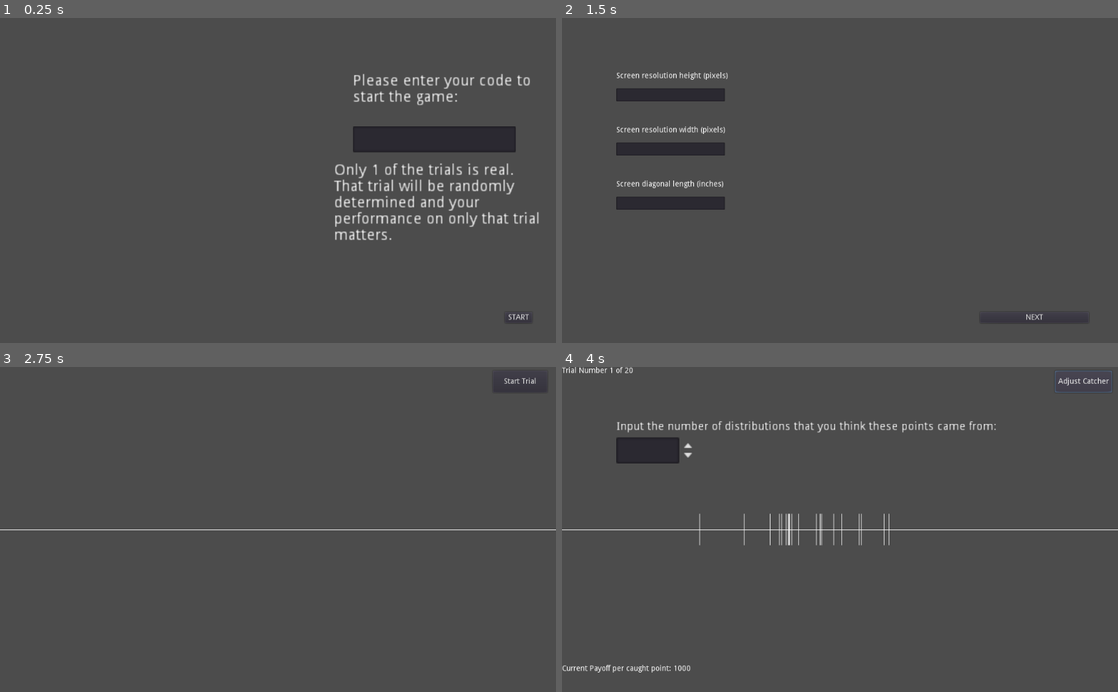
Above: before the commit, frames 1-4 (two rows, left to right).
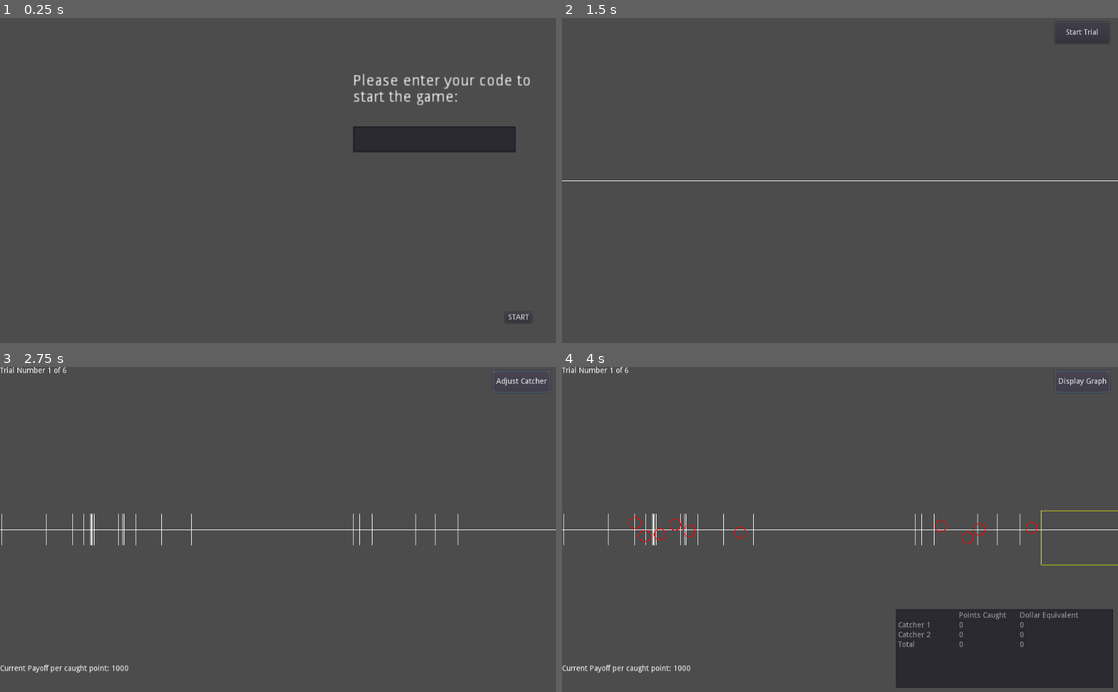
Above: after the commit, the same moments.

Repository: pb6191/bimodalGame
Game: Godot game, scene res://Menu.tscn
Two runs of this game, one before a commit and one after it. Both use one fixed random seed, a clock stepped at 60 frames per second and the inputs below.
Inputs (mouse positions are in pixels of both pictures, inside the frame that each line leads up to):
- Up to frame 1 (0.25 s): no input
- Up to frame 2 (1.5 s): click (995, 138) at 0.52 s; type "12" at 0.6 s; click "START" at 1.25 s
- Up to frame 3 (2.75 s): click "NEXT" (after the commit: "Start Trial") at 2 s
- Up to frame 4 (4 s): click "Start Trial" (after the commit: "Adjust Catcher") at 2.75 s; click "Answer Question" (after the commit: "See Result") at 3.5 s

The runs differ from the first frame. In frame 1, 1.9% of the frame differs, in the area x 60-97%, y 44-69%; in frame 2, 3.3%; in frame 3, 0.7%; in frame 4, 12%, in the area x 0-100%, y 0-99%.

Commit message:
change design features

Diff:
--- a/Button.gd
+++ b/Button.gd
@@ -57,5 +57,5 @@
 		global.catArr = ["150"]
 		global.payArr = ["100"]
 		global.samArr = ["20"]
-		global.trials = 10
-	get_tree().change_scene("res://Screen.tscn")
+		global.trials = 3
+	get_tree().change_scene("res://Main.tscn")
--- /dev/null
+++ b/Button2ndmenu.gd
@@ -0,0 +1,31 @@
+extends Button
+
+
+# Declare member variables here. Examples:
+# var a = 2
+# var b = "text"
+
+
+# Called when the node enters the scene tree for the first time.
+func _ready():
+	pass # Replace with function body.
+
+
+# Called every frame. 'delta' is the elapsed time since the previous frame.
+#func _process(delta):
+#	pass
+
+
+func _on_Button_pressed():
+	if global.back2backDesign == 1:
+		global.disArr = ["0", "500"]
+		#std dev is doubled if the distance between peaks is 0
+		#separate logic if distance >= 600
+		global.devArr = ["83"]
+		global.proArr = ["50"]
+		#global.catArr = ["832"]
+		global.catArr = ["150"]
+		global.payArr = ["100"]
+		global.samArr = ["20"]
+		global.trials = 3
+	get_tree().change_scene("res://Main.tscn")
--- a/Closing.tscn
+++ b/Closing.tscn
@@ -10,12 +10,20 @@
 }
 
 [node name="RichTextLabel" type="RichTextLabel" parent="."]
-margin_left = 285.105
-margin_top = 110.001
-margin_right = 485.105
-margin_bottom = 260.001
+margin_left = 27.0
+margin_top = 24.0
+margin_right = 514.0
+margin_bottom = 102.0
 rect_scale = Vector2( 2, 2 )
 script = ExtResource( 1 )
 __meta__ = {
 "_edit_use_anchors_": false
 }
+
+[node name="ItemList" type="ItemList" parent="."]
+margin_left = 65.0
+margin_top = 235.0
+margin_right = 968.0
+margin_bottom = 535.0
+max_columns = 3
+same_column_width = true
--- a/Intermid.tscn
+++ b/Intermid.tscn
@@ -11,12 +11,14 @@
 }
 
 [node name="RichTextLabel" type="RichTextLabel" parent="."]
-margin_left = 286.0
-margin_top = 146.0
-margin_right = 486.0
-margin_bottom = 206.0
+margin_left = 100.0
+margin_top = 100.0
+margin_right = 500.0
+margin_bottom = 180.0
 rect_scale = Vector2( 2, 2 )
-text = "Now, the game gets more interesting."
+text = "Now, the game gets more interesting.
+
+Remember, only 1 of the upcoming trials matters and you will be paid for your performance on that trial."
 
 [node name="ButtonIntermed" type="Button" parent="."]
 margin_left = 392.862
--- a/IntermidScrn.gd
+++ b/IntermidScrn.gd
@@ -26,5 +26,5 @@
 	global.catArr = ["150"]
 	global.payArr = ["100"]
 	global.samArr = ["20"]
-	global.trials = [10, 50, 10, 10, 10, 10]
+	global.trials = [5, 25, 5, 5, 5, 5]
 	get_tree().change_scene("res://Main.tscn")
--- a/Main.gd
+++ b/Main.gd
@@ -49,6 +49,8 @@
 var temp4
 var catchersp2
 var catchersp3
+var catchersp4
+var catchersp5
 var startingCatcherWidth = 0
 var catcherCost
 
@@ -58,10 +60,15 @@
 var numcatchers
 var modesSaid
 var greenlist
+var greenlistCatcher1
+var greenlistCatcher2
+var caughtIn1 = 0
+var caughtIn2 = 0
 var drawGraph = false
 
 var changeWidth = 0
 var payoffTrial = 1000
+var catchersPlaced = 0
 
 
 func _draw():
@@ -83,6 +90,18 @@
 
 # Called when the node enters the scene tree for the first time.
 func _ready():
+	print(global.catchersAllowed)
+	print(global.numPlayed)
+	print(global.playItertn)
+	var jitter = randi() % 51 + 275
+	$"Sprite2".position.y = jitter
+	$"Sprite3".position.y = jitter
+	$"Sprite4".position.y = jitter + 50
+	$"Sprite5".position.y = jitter - 50
+	$"Sprite4".position.x = ($"Sprite3".position.x + $"Sprite2".position.x)/2
+	$"Sprite5".position.x = ($"Sprite3".position.x + $"Sprite2".position.x)/2
+	$"Sprite4".scale.x = ($"Sprite3".position.x - $"Sprite2".position.x)
+	$"Sprite5".scale.x = ($"Sprite3".position.x - $"Sprite2".position.x)
 	global.playItertn += 1
 	if (global.back2backDesign == 1):
 		if global.playItertn == 1:
@@ -153,21 +172,35 @@
 		#	$"Sprite2".position.x -=1
 		#	$"Sprite3".position.x -=1
 		if InputEventMouseMotion:
-			if catcheroutside == 0:
+			if catcheroutside == 0 and catchersPlaced < global.catchersAllowed:
 				$"Sprite2".position.x = get_global_mouse_position().x - startingCatcherWidth
 				$"Sprite3".position.x = get_global_mouse_position().x + startingCatcherWidth
+				$"Sprite4".position.x = ($"Sprite3".position.x + $"Sprite2".position.x)/2
+				$"Sprite5".position.x = ($"Sprite3".position.x + $"Sprite2".position.x)/2
+				$"Sprite4".scale.x = ($"Sprite3".position.x - $"Sprite2".position.x)
+				$"Sprite5".scale.x = ($"Sprite3".position.x - $"Sprite2".position.x)
 			else:
 				$"Sprite2".position.x = -20
 				$"Sprite3".position.x = -20
+				$"Sprite4".position.x = ($"Sprite3".position.x + $"Sprite2".position.x)/2
+				$"Sprite5".position.x = ($"Sprite3".position.x + $"Sprite2".position.x)/2
+				$"Sprite4".scale.x = ($"Sprite3".position.x - $"Sprite2".position.x)
+				$"Sprite5".scale.x = ($"Sprite3".position.x - $"Sprite2".position.x)
 		if Input.is_action_just_pressed("lmb"):
 			readyclick = 1
 		if Input.is_action_just_released("lmb") and readyclick == 1 and !($"Sprite3".position.x<0):
 			readyclick = 0
 			spawnOneCatcher()
+			catchersPlaced = catchersPlaced + 1
+			var jitter = randi() % 51 + 275
+			$"Sprite2".position.y = jitter
+			$"Sprite3".position.y = jitter
+			$"Sprite4".position.y = jitter + 50
+			$"Sprite5".position.y = jitter - 50
 		if changeWidth == 1:
 			startingCatcherWidth = int($"SpinBox2".value / 2)
 			$"RichTextLabel2".visible = true
-			$"RichTextLabel2".text = "On placing new catcher, payoff per caught point will be: "+str(payoffTrial-int($"SpinBox2".value / 2)*2)
+			$"RichTextLabel2".text = "On placing new catcher, payoff per caught point will be: "+str(payoffTrial-(int($"SpinBox2".value / 1))*1)
 	else:
 		$"RichTextLabel2".visible = false
 
@@ -240,16 +273,22 @@
 
 func spawnTen():
 	for abc in 10:
-		if has_node("Spritedot"):
-			temp2 = $"Spritedot".duplicate()
+		if has_node("Spritedot2"):
+			temp2 = $"Spritedot2".duplicate()
 			temp2.set_name(generate_word(characters, 10))
 			temp2.position.x = getX()
+			#temp2.position.y = randi() % 21 + 290
+			temp2.position.y = 315 - 3*abc
 			if (temp2.position.x in greenlist):
 				global.win += FULLpayArr1[FULLindexArr1[trialNum]]
 				temp2.modulate = Color( 0, 1, 0, 1 )
 			else:
 				temp2.modulate = Color( 1, 0, 0, 1 )
-			temp2.scale.y = 0.012
+			if (temp2.position.x in greenlistCatcher1):
+				caughtIn1 += 1
+			elif (temp2.position.x in (greenlistCatcher2)):
+				caughtIn2 += 1
+			# temp2.scale.y = 0.012
 			#$"RichTextLabel2".text = "Total Balance in Dollars: "+str(global.win)
 			get_node("Node/"+traceFolderName).add_child(temp2)
 
@@ -329,6 +368,10 @@
 	numcatchers += 1
 	for n1 in range($"Sprite2".position.x, $"Sprite3".position.x):
 		greenlist.append(n1)
+		if catchersPlaced == 0:
+			greenlistCatcher1.append(n1)
+		if catchersPlaced == 1:
+			greenlistCatcher2.append(n1)
 	payoffTrial = 1000 - greenlist.size()
 	$"RichTextLabel3".text = "Current Payoff per caught point: "+str(payoffTrial)
 	if has_node("Sprite2"):
@@ -339,10 +382,22 @@
 		catchersp3 = $"Sprite3".duplicate()
 		catchersp3.set_name(generate_word(characters, 10))
 		get_node("Catcher/"+catchFolderName).add_child(catchersp3)
+	if has_node("Sprite4"):
+		catchersp4 = $"Sprite4".duplicate()
+		catchersp4.set_name(generate_word(characters, 10))
+		get_node("Catcher/"+catchFolderName).add_child(catchersp4)
+	if has_node("Sprite5"):
+		catchersp5 = $"Sprite5".duplicate()
+		catchersp5.set_name(generate_word(characters, 10))
+		get_node("Catcher/"+catchFolderName).add_child(catchersp5)
 
 func _on_Button_pressed():
 	if $"Button".text == txt1 and freshPress == true:
+		$"ItemList".visible = false
+		$"ItemList".clear()
 		payoffTrial = 1000
+		caughtIn1 = 0
+		caughtIn2 = 0
 		freshPress = false
 		drawGraph = false
 		#$"RichTextLabel2".text = "Total Balance in Dollars: "+str(global.win)
@@ -351,11 +406,14 @@
 		#rng4.randomize()
 		rng4.seed
 		offset = 500 + rng4.randi_range(-35, 35)
+		catchersPlaced = 0
 		$"RichTextLabel".text = "Trial Number "+str(trialNum+1)+" of "+str(totalTrials)
 		#$"RichTextLabel3".text = "You get following dollar amount on winning this trial: "+str(FULLpayArr1[FULLindexArr1[trialNum]])
 		$"RichTextLabel3".text = "Current Payoff per caught point: "+str(payoffTrial)
 		$"Sprite2".visible = false
 		$"Sprite3".visible = false
+		$"Sprite4".visible = false
+		$"Sprite5".visible = false
 		for i4 in $"Catcher".get_children():
 			i4.free()
 		if has_node("Catcher/"+catchFolderName):
@@ -377,9 +435,13 @@
 		catcheroutside = 0
 		numcatchers = 0
 		greenlist = []
+		greenlistCatcher1 = []
+		greenlistCatcher2 = []
 		$"AudioStreamPlayerS".play()
-		$"Button".text = txt1mid
+		#$"Button".text = txt1mid
+		$"Button".text = txt2
 	if $"Button".text == txt1mid and freshPress == true:
+		$"ItemList".visible = false
 		freshPress = false
 		$"RichTextLabel4".visible = true
 		modesSaid = 0
@@ -387,6 +449,7 @@
 		$"SpinBox".visible = true
 		$"Button".text = txt2
 	if $"Button".text == txt2 and freshPress == true:
+		$"ItemList".visible = false
 		freshPress = false
 		modesSaid = $"SpinBox".value
 		$"RichTextLabel4".visible = false
@@ -404,8 +467,14 @@
 		catcherCost = 150
 		$"Sprite2".position.x = randPosnCatcher - startingCatcherWidth
 		$"Sprite3".position.x = randPosnCatcher + startingCatcherWidth
+		$"Sprite4".position.x = ($"Sprite3".position.x + $"Sprite2".position.x)/2
+		$"Sprite5".position.x = ($"Sprite3".position.x + $"Sprite2".position.x)/2
+		$"Sprite4".scale.x = ($"Sprite3".position.x - $"Sprite2".position.x)
+		$"Sprite5".scale.x = ($"Sprite3".position.x - $"Sprite2".position.x)
 		$"Sprite2".visible = true
 		$"Sprite3".visible = true
+		$"Sprite4".visible = true
+		$"Sprite5".visible = true
 		$"Button".text = txt3
 	if $"Button".text == txt3 and freshPress == true:
 		freshPress = false
@@ -420,6 +489,37 @@
 		#spawnModes()
 		#spawn 10 pts of distribution
 		spawnTen()
+
+		$"ItemList".visible = true
+		$"ItemList".add_item(" ", null, false)
+		$"ItemList".add_item("Points Caught", null, false)
+		$"ItemList".add_item("Dollar Equivalent", null, false)
+		$"ItemList".add_item("Catcher 1", null, false)
+		$"ItemList".add_item(str(caughtIn1), null, false)
+		$"ItemList".add_item(str(caughtIn1 * payoffTrial), null, false)
+		$"ItemList".add_item("Catcher 2", null, false)
+		$"ItemList".add_item(str(caughtIn2), null, false)
+		$"ItemList".add_item(str(caughtIn2 * payoffTrial), null, false)
+		$"ItemList".add_item("Total", null, false)
+		$"ItemList".add_item(str(caughtIn1+caughtIn2), null, false)
+		$"ItemList".add_item(str((caughtIn1+caughtIn2)*payoffTrial), null, false)
+
+		if global.numPlayed == 1 and (trialNum+1) == 50:
+			global.sess1var1 = str(caughtIn1)
+			global.sess1var2 = str(caughtIn1 * payoffTrial)
+			global.sess1var3 = str(caughtIn2)
+			global.sess1var4 = str(caughtIn2 * payoffTrial)
+			global.sess1var5 = str(caughtIn1+caughtIn2)
+			global.sess1var6 = str((caughtIn1+caughtIn2)*payoffTrial)
+
+		if global.numPlayed == 2 and (trialNum+1) == 50:
+			global.sess2var1 = str(caughtIn1)
+			global.sess2var2 = str(caughtIn1 * payoffTrial)
+			global.sess2var3 = str(caughtIn2)
+			global.sess2var4 = str(caughtIn2 * payoffTrial)
+			global.sess2var5 = str(caughtIn1+caughtIn2)
+			global.sess2var6 = str((caughtIn1+caughtIn2)*payoffTrial)
+
 		if global.playItertn == 1:
 			$"Button".text = txt3mid
 		else:
@@ -428,6 +528,7 @@
 			else:
 				$"Button".text = txt1
 	if $"Button".text == txt3mid and freshPress == true:
+		$"ItemList".visible = false
 		freshPress = false
 		drawGraph = true
 		update()
@@ -436,6 +537,7 @@
 		else:
 			$"Button".text = txt1
 	if $"Button".text == "Main Screen" and freshPress == true:
+		$"ItemList".visible = false
 		freshPress = false
 		drawGraph = false
 		update()
@@ -443,7 +545,13 @@
 			if global.playItertn == 1:
 				get_tree().change_scene("res://Intermid.tscn")
 			else:
-				get_tree().change_scene("res://Closing.tscn")
+				if global.numPlayed == 1:
+					global.catchersAllowed = 2
+					global.numPlayed = 2
+					global.playItertn = 0
+					get_tree().change_scene("res://Menu2.tscn")
+				else:
+					get_tree().change_scene("res://Closing.tscn")
 		else:
 			get_tree().change_scene("res://Menu.tscn")
 
--- a/Main.tscn
+++ b/Main.tscn
@@ -7,6 +7,7 @@
 [ext_resource path="res://mixkit-retro-arcade-lose-2027.ogg" type="AudioStream" id=5]
 [ext_resource path="res://mixkit-coins-handling-1939.wav" type="AudioStream" id=6]
 [ext_resource path="res://catcher_buttongroup.tres" type="ButtonGroup" id=7]
+[ext_resource path="res://pngfind.com-white-circles-png-3619117.png" type="Texture" id=8]
 
 [node name="Node2D" type="Node2D"]
 script = ExtResource( 1 )
@@ -21,6 +22,18 @@
 modulate = Color( 0.901961, 0.952941, 0, 1 )
 position = Vector2( 525, 300 )
 scale = Vector2( 1, 100 )
+texture = ExtResource( 2 )
+
+[node name="Sprite5" type="Sprite" parent="."]
+visible = false
+modulate = Color( 0.901961, 0.952941, 0, 1 )
+position = Vector2( 525, 300 )
+texture = ExtResource( 2 )
+
+[node name="Sprite4" type="Sprite" parent="."]
+visible = false
+modulate = Color( 0.901961, 0.952941, 0, 1 )
+position = Vector2( 525, 300 )
 texture = ExtResource( 2 )
 
 [node name="Sprite3" type="Sprite" parent="."]
@@ -73,6 +86,11 @@
 scale = Vector2( 0.004, 0.024 )
 texture = ExtResource( 3 )
 
+[node name="Spritedot2" type="Sprite" parent="."]
+position = Vector2( -100, 300 )
+scale = Vector2( 0.02, 0.02 )
+texture = ExtResource( 8 )
+
 [node name="AudioStreamPlayerW" type="AudioStreamPlayer" parent="."]
 stream = ExtResource( 4 )
 
@@ -100,10 +118,10 @@
 
 [node name="RichTextLabel5" type="RichTextLabel" parent="."]
 visible = false
-margin_left = 100.0
-margin_top = 100.0
-margin_right = 250.0
-margin_bottom = 115.0
+margin_left = 361.924
+margin_top = 506.25
+margin_right = 511.924
+margin_bottom = 521.25
 rect_scale = Vector2( 2, 2 )
 text = "Adjust Catcher Width:"
 __meta__ = {
@@ -123,10 +141,10 @@
 
 [node name="SpinBox2" type="SpinBox" parent="."]
 visible = false
-margin_left = 100.0
-margin_top = 130.0
-margin_right = 174.0
-margin_bottom = 154.0
+margin_left = 408.251
+margin_top = 541.595
+margin_right = 482.251
+margin_bottom = 565.595
 rect_scale = Vector2( 2, 2 )
 min_value = 1.0
 max_value = 1000.0
@@ -170,6 +188,18 @@
 rect_scale = Vector2( 1.5, 1.5 )
 group = ExtResource( 7 )
 text = "Catcher Width 450, Cost $300"
+__meta__ = {
+"_edit_use_anchors_": false
+}
+
+[node name="ItemList" type="ItemList" parent="."]
+visible = false
+margin_left = 615.0
+margin_top = 447.0
+margin_right = 1015.0
+margin_bottom = 592.0
+max_columns = 3
+same_column_width = true
 __meta__ = {
 "_edit_use_anchors_": false
 }
--- a/Menu.tscn
+++ b/Menu.tscn
@@ -158,10 +158,14 @@
 }
 
 [node name="RichTextLabel9" type="RichTextLabel" parent="."]
+visible = false
 margin_left = 615.0
 margin_top = 268.0
 margin_right = 815.0
 margin_bottom = 368.0
 rect_scale = Vector2( 2, 2 )
 text = "Only 1 of the trials is real. That trial will be randomly determined and your performance on only that trial matters."
+__meta__ = {
+"_edit_use_anchors_": false
+}
 [connection signal="pressed" from="Button" to="Button" method="_on_Button_pressed"]
--- /dev/null
+++ b/Menu2.tscn
@@ -0,0 +1,33 @@
+[gd_scene load_steps=2 format=2]
+
+[ext_resource path="res://Button2ndmenu.gd" type="Script" id=1]
+
+[node name="Control" type="Control"]
+anchor_right = 1.0
+anchor_bottom = 1.0
+__meta__ = {
+"_edit_use_anchors_": false
+}
+
+[node name="RichTextLabel" type="RichTextLabel" parent="."]
+margin_left = 100.0
+margin_top = 100.0
+margin_right = 500.0
+margin_bottom = 200.0
+rect_scale = Vector2( 2, 2 )
+text = "Now, you will play the same game again but instead of 1, you get 2 catchers.
+
+You do NOT have to use both catchers, but 2 are available if need be."
+
+[node name="Button" type="Button" parent="."]
+margin_left = 440.007
+margin_top = 367.465
+margin_right = 490.007
+margin_bottom = 387.465
+rect_scale = Vector2( 2, 2 )
+text = "START"
+script = ExtResource( 1 )
+__meta__ = {
+"_edit_use_anchors_": false
+}
+[connection signal="pressed" from="Button" to="Button" method="_on_Button_pressed"]
--- a/RichTextLabellast.gd
+++ b/RichTextLabellast.gd
@@ -8,8 +8,32 @@
 
 # Called when the node enters the scene tree for the first time.
 func _ready():
-	$".".text = "Please note down your code - " + global.participCode + ". You will need it for reimbursement. Your total winnings are: " + str(global.win) + "."
+	$".".text = "Please note down your code - " + global.participCode + ". You will need it for reimbursement. You will be paid for trial #50 in both sessions and your total is as follows:"
+	$"../ItemList".add_item(" ", null, false)
+	$"../ItemList".add_item("Points Caught", null, false)
+	$"../ItemList".add_item("Dollar Equivalent", null, false)
+	$"../ItemList".add_item("Session 1 Catcher 1", null, false)
+	$"../ItemList".add_item(global.sess1var1, null, false)
+	$"../ItemList".add_item(global.sess1var2, null, false)
+	$"../ItemList".add_item("Session 1 Catcher 2", null, false)
+	$"../ItemList".add_item(global.sess1var3, null, false)
+	$"../ItemList".add_item(global.sess1var4, null, false)
+	$"../ItemList".add_item("Session 1 Total", null, false)
+	$"../ItemList".add_item(global.sess1var5, null, false)
+	$"../ItemList".add_item(global.sess1var6, null, false)
 
+	$"../ItemList".add_item("Session 2 Catcher 1", null, false)
+	$"../ItemList".add_item(global.sess2var1, null, false)
+	$"../ItemList".add_item(global.sess2var2, null, false)
+	$"../ItemList".add_item("Session 2 Catcher 2", null, false)
+	$"../ItemList".add_item(global.sess2var3, null, false)
+	$"../ItemList".add_item(global.sess2var4, null, false)
+	$"../ItemList".add_item("Session 2 Total", null, false)
+	$"../ItemList".add_item(global.sess2var5, null, false)
+	$"../ItemList".add_item(global.sess2var6, null, false)
+	$"../ItemList".add_item("Grand TOTAL", null, false)
+	$"../ItemList".add_item(str(float(global.sess1var5) + float(global.sess2var5)), null, false)
+	$"../ItemList".add_item(str(float(global.sess1var6) + float(global.sess2var6)), null, false)
 
 # Called every frame. 'delta' is the elapsed time since the previous frame.
 #func _process(delta):
--- a/global.gd
+++ b/global.gd
@@ -19,12 +19,28 @@
 var payArr=[]
 var samArr=[]
 
+var sess1var1
+var sess1var2
+var sess1var3
+var sess1var4
+var sess1var5
+var sess1var6
+
+var sess2var1
+var sess2var2
+var sess2var3
+var sess2var4
+var sess2var5
+var sess2var6
+
 var trials
 
 var back2backDesign = 1
 var participCode
 var playItertn = 0
 var win
+var catchersAllowed = 1
+var numPlayed = 1
 
 # Called when the node enters the scene tree for the first time.
 func _ready():
Not shown: 1 places in Main.tscn that only renumber resources
Not shown, changed: export_presets.cfg
Binary file added: pngfind.com-white-circles-png-3619117.png
Not shown, added: pngfind.com-white-circles-png-3619117.png.import
